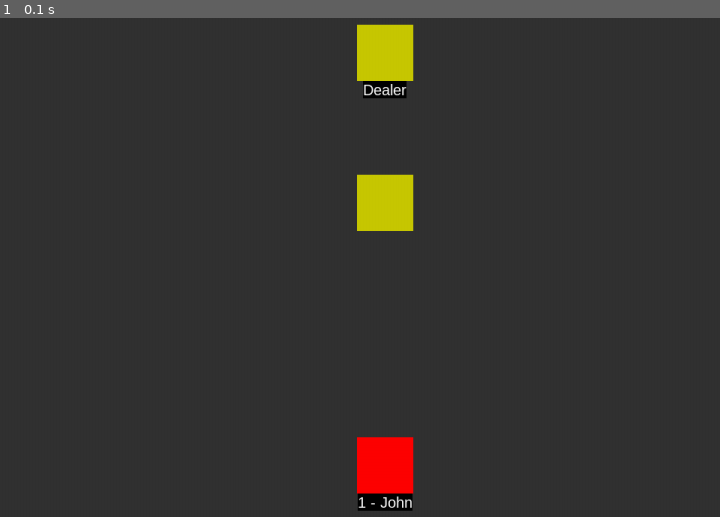
Above: before the commit, frame 1.
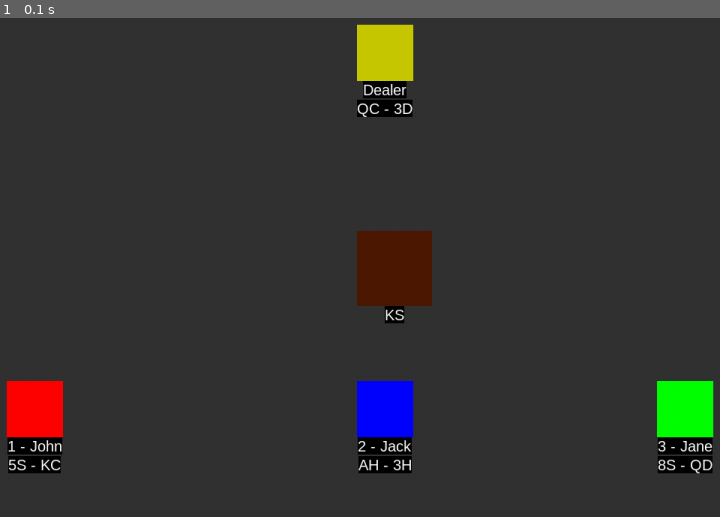
Above: after the commit, the same moment.

Repository: ekoret/blackjack-py
Game: pygame game, started from main.py
The game is run twice, just before and just after one commit, with the same random seed, the same clock (stepped at 60 frames per second) and the same inputs.
Inputs:
- Up to frame 1 (0.1 s): no input

The runs differ from the first frame. In frame 1, 7.5% of the frame differs, in the area x 0-100%, y 16-99%.

Commit message:
fully set starting game with squares

Diff:
--- a/game.py
+++ b/game.py
@@ -64,10 +64,10 @@
     """The game loop"""
 
     def run_game(self):
-
         self.add_player("John")
-        # self.add_player("Jack")
-        # self.add_player("Jane")
+        self.add_player("Jack")
+        self.add_player("Jane")
+        self.deal_game()
 
         while (True):
             """Event Loop"""
@@ -81,6 +81,7 @@
             """Draw players and dealer"""
             self.dealer.draw()
             self.draw_players()
+            self.table.draw()
 
             pygame.display.flip()
             self.clock.tick(self.framerate)  # set the framerate
@@ -110,10 +111,9 @@
     """Method for dealing the Blackjack game"""
 
     def deal_game(self):
-
         # adds cards to players first then table
-        for _ in range(self._deal):
-            for player in self.player_list:
+        for _ in range(self.amount_to_deal):
+            for player in self.players:
                 player.add_card(self.deck.deal_card())
 
         self.table.add_card(self.deck.deal_card())
--- a/player.py
+++ b/player.py
@@ -18,12 +18,15 @@
         return f"Player({self.name})"
 
     def draw(self, x, colour):
-        y = 800 - 125
+        y = self.game.settings.screen_height - 200
         size = 75
         font_size = 20
 
         player = Square(x,
                         y, size, colour, self.name, font_size)
+        cards = Square(
+            x, y + 25, 75, self.game.settings.bg_colour, self.get_hand(), 20)
+        cards.draw(self.screen)
         player.draw(self.screen)
 
     """Adds a single card to players hand"""
@@ -69,9 +72,9 @@
         dealer = Square(x,
                         y, size, (200, 200, 0), self.name, font_size)
         cards = Square(x,
-                       y + 200, size, (200, 200, 0), str(self.get_hand()), font_size)
+                       y + 25, size, self.game.settings.bg_colour, self.get_hand(), font_size)
+        cards.draw(self.screen)
         dealer.draw(self.screen)
-        cards.draw(self.screen)
 
 
 class Table(Player):
@@ -82,3 +85,10 @@
 
     def __str__(self):
         return f"Table({self.name})"
+
+    def draw(self):
+        x = self.game.settings.screen_width // 2
+        y = self.game.settings.screen_height // 2
+
+        table = Square(x, y, 100, (77, 25, 0), self.get_hand(), 20)
+        table.draw(self.screen)
